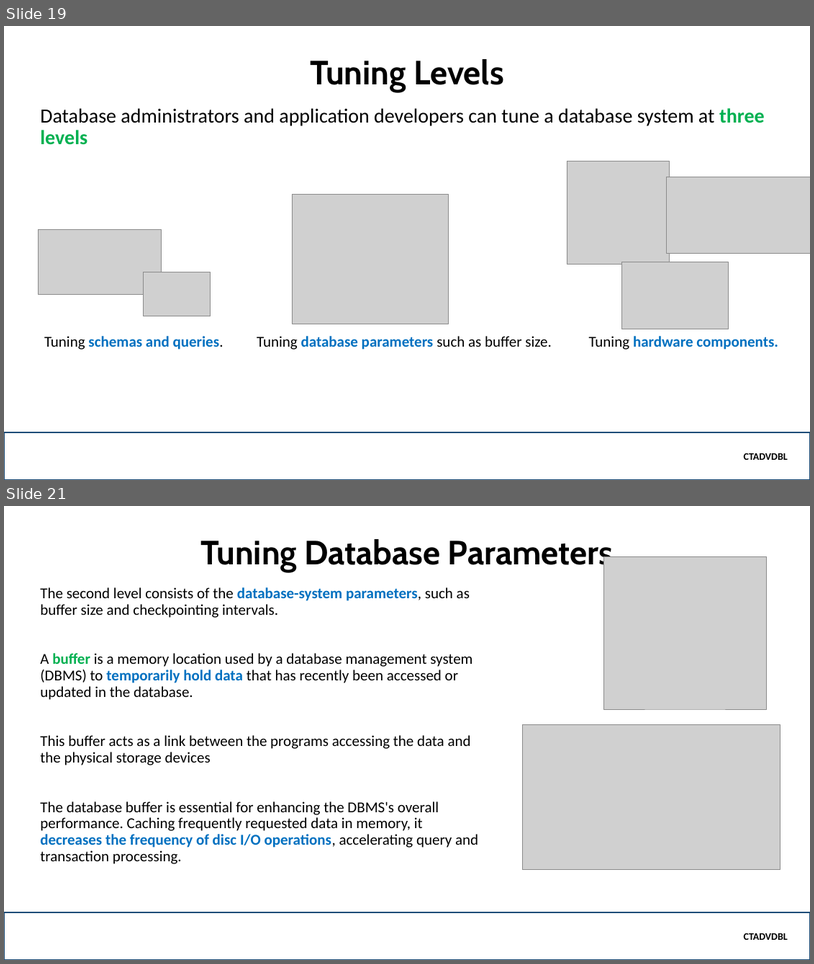
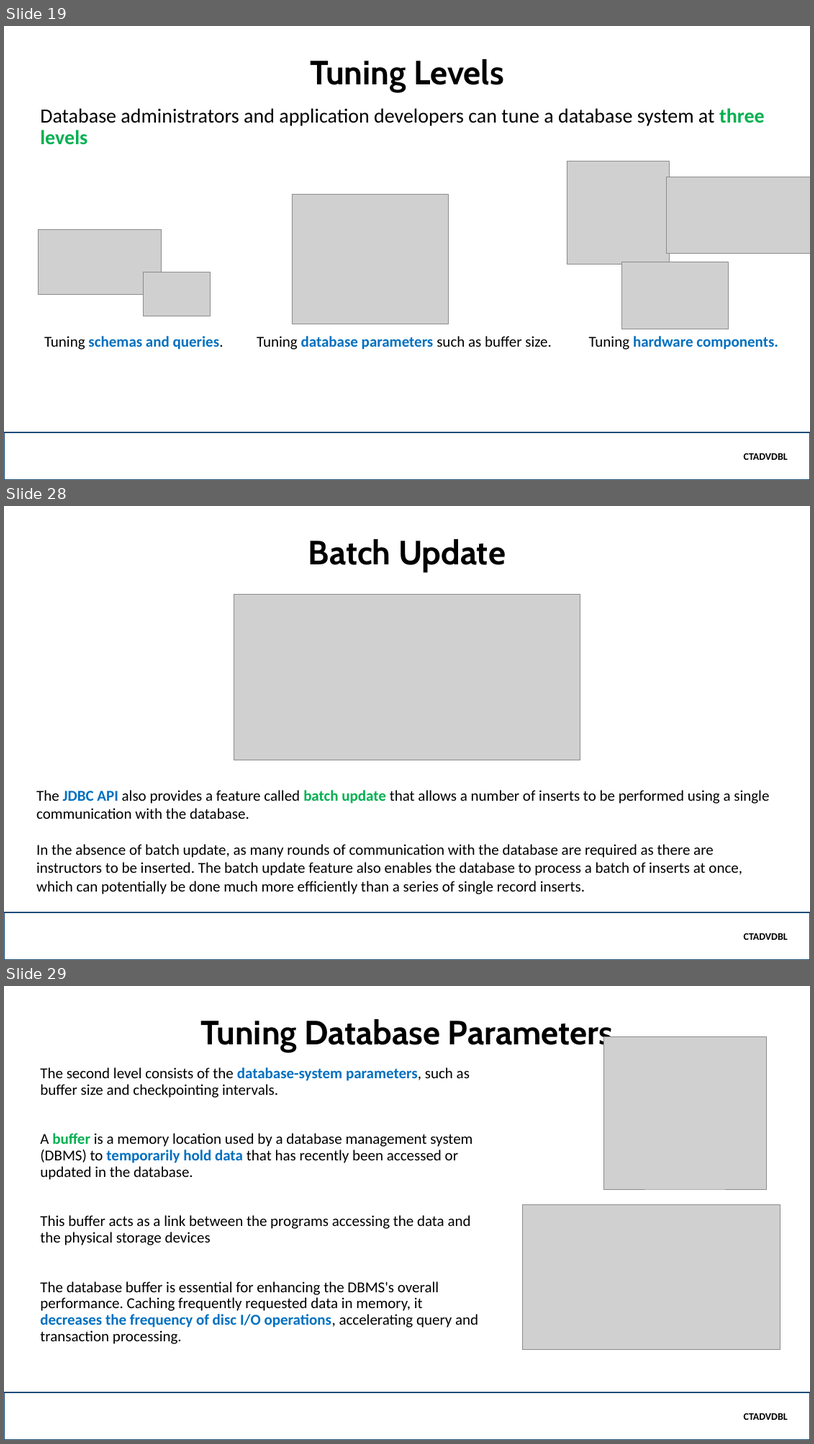
Before and after one commit to robitussin/CTADVDBL, a slide deck: Part 8 - Advanced Topics/powerpoint/Database Performance Tuning.pptx. Shown one above the other, each under a label of ours: slides 19 and 21 before the commit, slides 19, 28 and 29 after it; the slides between them are not shown. The pictures are 814x964 and 814x1444 pixels, drawn with LibreOffice and Linux fonts; fonts in the diff are those of the drawing; grey boxes stand for pictures; background and template pictures are left out. Boxes give left, top, right and bottom in pixels: in the first picture for what was removed or moved away, otherwise in the second. Text is boxed around its words. In the diff, an @@ line names an element or a change of style, - is before the commit and + after.

```diff
--- a/Part 8 - Advanced Topics/powerpoint/Database Performance Tuning.pptx
+++ b/Part 8 - Advanced Topics/powerpoint/Database Performance Tuning.pptx
@@ slide 28 added at <box>4,506,810,960</box>, background picture (left out) @@
@@ title added at <box>309,539,506,573</box>, 40 pt, text #000000, bold @@
+Batch Update
@@ picture added at <box>234,595,581,760</box> @@
@@ text added at <box>36,790,769,894</box>, 18 pt, text #000000 @@
+The JDBC API also provides a feature called batch update that allows a number of inserts to be performed using a single communication with the database.
+In the absence of batch update, as many rounds of communication with the database are required as there are instructors to be inserted. The batch update feature also enables the database to process a batch of inserts at once, which can potentially be done much more efficiently than a series of single record inserts.
@@ rectangle added at <box>4,912,810,960</box>, outline #1F4E79 2.25 pt, 12 pt, text #000000, bold @@
+CTADVDBL
@@ what was slide 21 is now slide 29 @@
```
Also in this commit, not shown: 1 slide changed, 7 other slides added.
